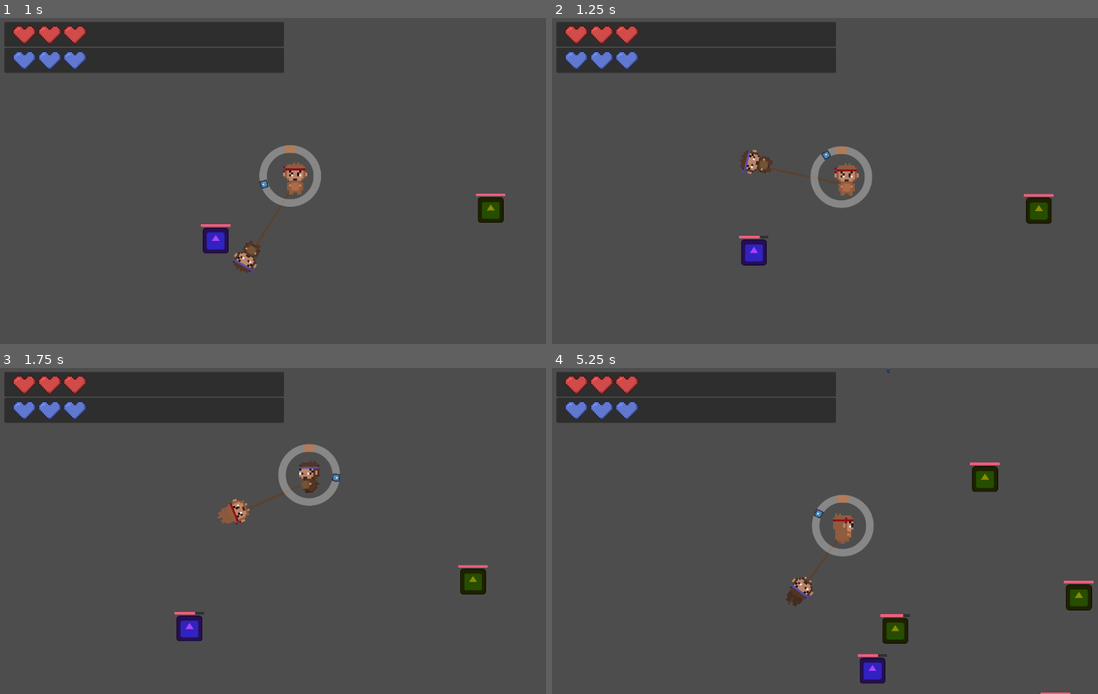
Above: before the commit, frames 1-4 (two rows, left to right).
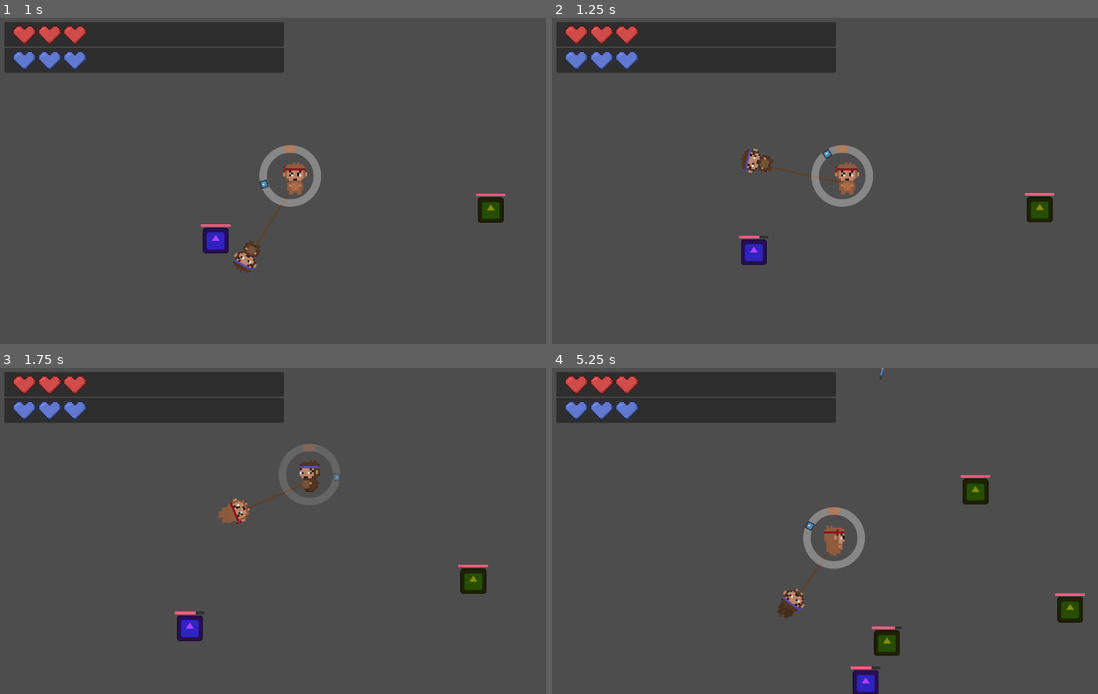
Above: after the commit, the same moments.

Repository: arrowira/cookiejam4
Game: Godot game, scene res://scenes/main.tscn
The game is run twice, just before and just after one commit, with the same random seed, the same clock (stepped at 60 frames per second) and the same inputs. The engine's default icon, where the game draws it, is replaced by a stand-in: a white triangle on a blue panel in a dark square.
Inputs:
- Up to frame 1 (1 s): tap C (c) at 0.6 s; tap K (k) at 0.8 s
- Up to frame 2 (1.25 s): no input
- Up to frame 3 (1.75 s): tap K (k) at 1.35 s; tap Space (space) at 1.55 s
- Up to frame 4 (5.25 s): tap Space (space) at 2.1, 3.8, 4.35 s; tap C (c) at 2.3, 2.85, 4.55, 5.1 s; tap K (k) at 3.05, 3.6 s

Frame 1 is identical in both runs. In frame 2, 0.8% of the frame differs, in the area x 34-92%, y 38-76%; in frame 3, 1.0%; in frame 4, 4.6%, in the area x 41-100%, y 0-100%.

Commit message:
hud fade in and time stop fixes

Diff:
--- a/cookie-jam-4/scenes/speed_circle.tscn
+++ b/cookie-jam-4/scenes/speed_circle.tscn
@@ -1,9 +1,45 @@
-[gd_scene load_steps=5 format=3 uid="uid://c7i5fn25jotw8"]
+[gd_scene load_steps=8 format=3 uid="uid://c7i5fn25jotw8"]
 
 [ext_resource type="Texture2D" uid="uid://byv22wa005tqt" path="res://sprites/circle-outline-256.png" id="1_stvj4"]
 [ext_resource type="Script" uid="uid://crcy3l4b67s8x" path="res://scripts/speed_circle.gd" id="1_yafnj"]
 [ext_resource type="Texture2D" uid="uid://dxemllkettkn5" path="res://icon.svg" id="3_p40gi"]
 [ext_resource type="Texture2D" uid="uid://dchm3ispncs5i" path="res://sprites/circleRingSlice.png" id="4_5mbje"]
+
+[sub_resource type="Animation" id="Animation_5mbje"]
+resource_name = "fadeIn"
+tracks/0/type = "value"
+tracks/0/imported = false
+tracks/0/enabled = true
+tracks/0/path = NodePath(".:modulate")
+tracks/0/interp = 1
+tracks/0/loop_wrap = true
+tracks/0/keys = {
+"times": PackedFloat32Array(0, 0.4),
+"transitions": PackedFloat32Array(1, 1),
+"update": 0,
+"values": [Color(1, 1, 1, 0), Color(1, 1, 1, 1)]
+}
+
+[sub_resource type="Animation" id="Animation_px4x8"]
+length = 0.001
+tracks/0/type = "value"
+tracks/0/imported = false
+tracks/0/enabled = true
+tracks/0/path = NodePath(".:modulate")
+tracks/0/interp = 1
+tracks/0/loop_wrap = true
+tracks/0/keys = {
+"times": PackedFloat32Array(0),
+"transitions": PackedFloat32Array(1),
+"update": 0,
+"values": [Color(1, 1, 1, 1)]
+}
+
+[sub_resource type="AnimationLibrary" id="AnimationLibrary_ov5ku"]
+_data = {
+&"RESET": SubResource("Animation_px4x8"),
+&"fadeIn": SubResource("Animation_5mbje")
+}
 
 [node name="SpeedCircle" type="Node2D"]
 script = ExtResource("1_yafnj")
@@ -29,3 +65,8 @@
 position = Vector2(-1, -135)
 scale = Vector2(0.3, 0.3)
 texture = ExtResource("3_p40gi")
+
+[node name="AnimationPlayer" type="AnimationPlayer" parent="."]
+libraries = {
+&"": SubResource("AnimationLibrary_ov5ku")
+}
--- a/cookie-jam-4/scripts/player.gd
+++ b/cookie-jam-4/scripts/player.gd
@@ -7,6 +7,8 @@
 
 var redHealth = 3
 var blueHealth = 3
+
+var frozen = false
 
 @onready var red = $bSpin/red
 @onready var blue = $rSpin/blue
@@ -50,10 +52,11 @@
 			$"camera anchor".global_position = red.global_position
 
 func _physics_process(delta: float) -> void:
-	if anchor == "red":
-		$rSpin.rotation_degrees += rSpinSpeed
-	else:
-		$bSpin.rotation_degrees += bSpinSpeed
+	if !frozen:
+		if anchor == "red":
+			$rSpin.rotation_degrees += rSpinSpeed
+		else:
+			$bSpin.rotation_degrees += bSpinSpeed
 
 func hurt(color, amt):
 	$"camera anchor/shaker".shake(6,100)
@@ -68,7 +71,6 @@
 func hit(color, body):
 	var damageX = 2*((rSpinSpeed+bSpinSpeed)/10)
 	changeSpinSpeed(-0.1)
-	$"camera anchor/shaker".hit()
 	if color == "red":
 		body.damage(15*damageX)
 	elif color == "blue":
--- a/cookie-jam-4/scripts/shaker.gd
+++ b/cookie-jam-4/scripts/shaker.gd
@@ -25,6 +25,7 @@
 		t-=1
 	else:
 		Engine.time_scale = 1
+		get_parent().get_parent().frozen=false
 
 
 func _on_shake_cd_timeout() -> void:
@@ -39,4 +40,5 @@
 func timestop():
 	t = 2
 	Engine.time_scale = 0
+	get_parent().get_parent().frozen=true
 	$timeCD.start()
--- a/cookie-jam-4/scripts/speed_circle.gd
+++ b/cookie-jam-4/scripts/speed_circle.gd
@@ -3,6 +3,11 @@
 @onready var c = $expander/center
 
 func _physics_process(delta: float) -> void:
+
+	if Input.is_action_just_pressed("space"):
+		$AnimationPlayer.play("RESET")
+		$AnimationPlayer.play("fadeIn")
+
 	c.rotation_degrees += 5
 	c.rotation_degrees = int(c.rotation_degrees)%360
 
